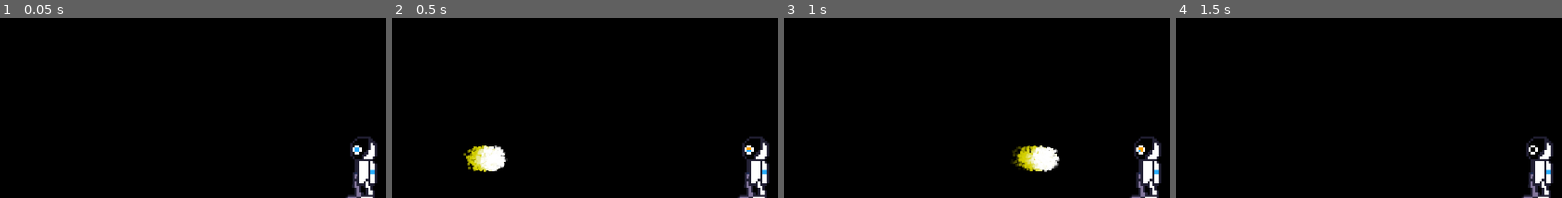
Above: before the commit, frames 1-4 (left to right).
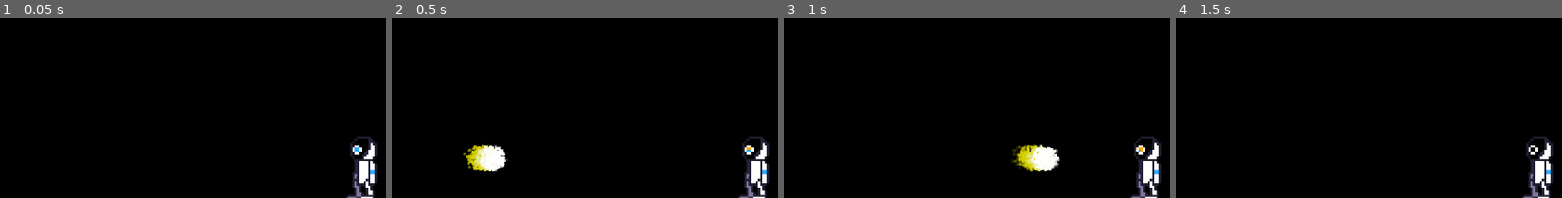
Above: after the commit, the same moments.

Repository: VincentVanJoey/SpringJam2025
Game: Godot game, scene res://Levels/debug_level.tscn
Two runs of this game, one before a commit and one after it. Both use one fixed random seed, a clock stepped at 60 frames per second and the inputs below. This scene is started directly instead of the project's main scene.
Inputs:
- Up to frame 1 (0.05 s): no input
- Up to frame 2 (0.5 s): no input
- Up to frame 3 (1 s): hold Up (ui_up) from 0.53 s (still down)
- Up to frame 4 (1.5 s): keep holding Up (ui_up)

Frame 1 is identical in both runs. In frame 2, 0.2% of the frame differs, in the area x 18-30%, y 70-86%; in frame 3, 0.2%, in the area x 59-71%, y 70-86%; in frame 4, nothing differs.

Commit message:
Bullet Direction Changes

Diff:
--- a/ricochet/Character/Bullet.gd
+++ b/ricochet/Character/Bullet.gd
@@ -1,4 +1,6 @@
 extends CharacterBody2D
+
+var particle_system : CPUParticles2D
 
 const SPEED = 500.0
 var lower_speed = 500
@@ -9,6 +11,7 @@
 
 func _ready():
 	direction = Vector2(1,0).rotated(rotation)
+	particle_system = $CPUParticles2D
 
 func _physics_process(delta):
 
@@ -17,9 +20,11 @@
 	position.x = clamp(position.x, 0, screen_size.x)
 	position.y = clamp(position.y, 0, screen_size.y)
 
+	# Bullet Particle Direction Changes (could be optimized by placing in reflect if statements
+	particle_system.set_gravity(Vector2(-velocity.x, -velocity.y))
+
 	# Add the gravity.
 	velocity = SPEED * direction
-
 
 	if not is_on_floor():
 		velocity.y += gravity * 1 * delta # might have to tweak value 1 here
